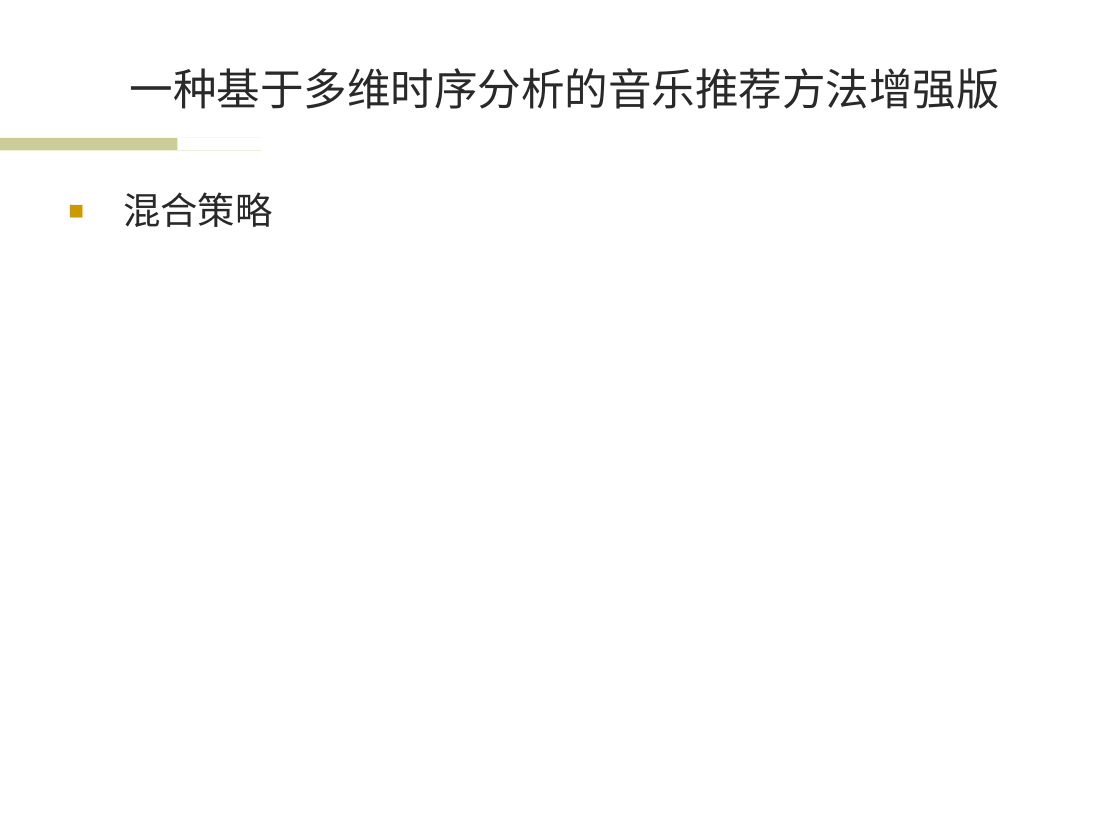
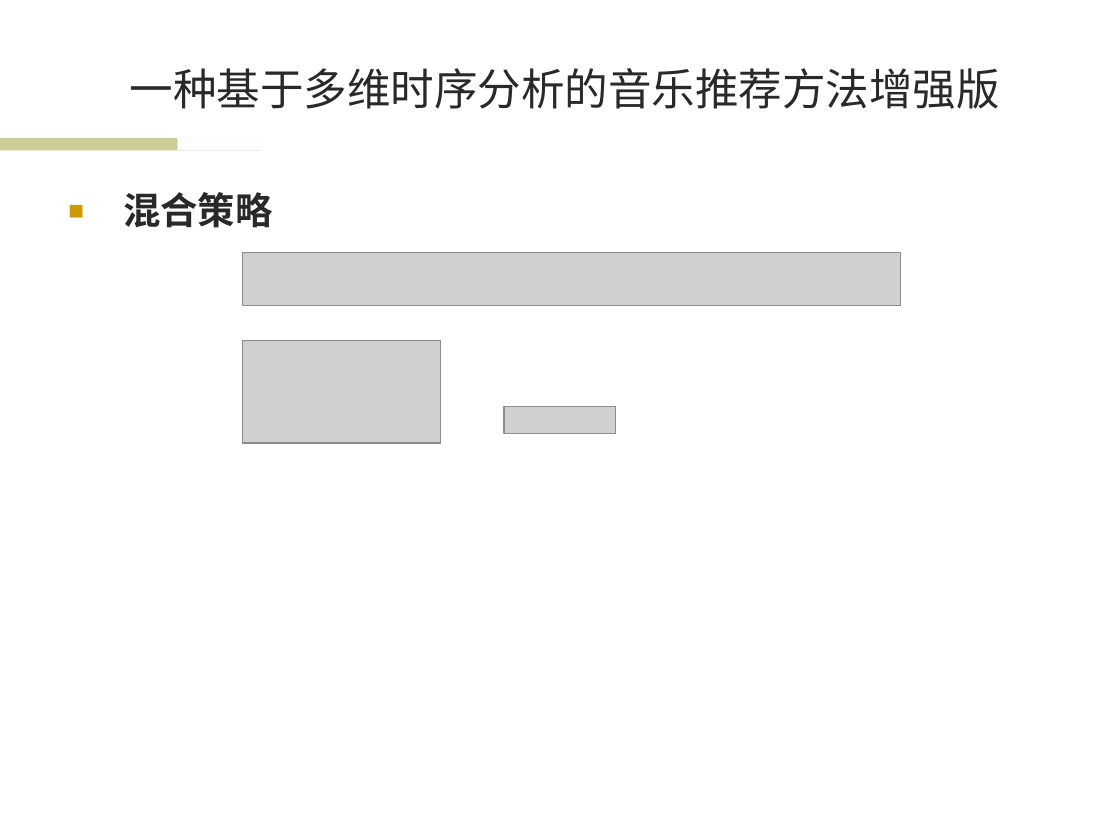
Before and after one commit to wwssttt/NJUThesis, a slide deck: slide 10 of ppt/一种基于时间序列分析的个性化音乐推荐系统及其实现.ppt. Drawn at 1120x840 pixels with LibreOffice and Linux fonts; fonts in the diff are those of the drawing; grey boxes stand for pictures; background and template pictures are left out. Boxes give left, top, right and bottom in pixels: in the first picture for what was removed or moved away, otherwise in the second. Text is boxed around its words. In the diff, an @@ line names an element or a change of style, - is before the commit and + after.

```diff
--- a/ppt/一种基于时间序列分析的个性化音乐推荐系统及其实现.ppt
+++ b/ppt/一种基于时间序列分析的个性化音乐推荐系统及其实现.ppt
@@ text "混合策略" at (123, 192, 272, 228): bold on @@
@@ picture added at (242, 252, 899, 305) @@
@@ picture added at (242, 340, 440, 442) @@
@@ picture added at (504, 407, 616, 433) @@
```
Also in this commit, not shown: 9 other slides changed, 2 slides added, 1 slide removed.
